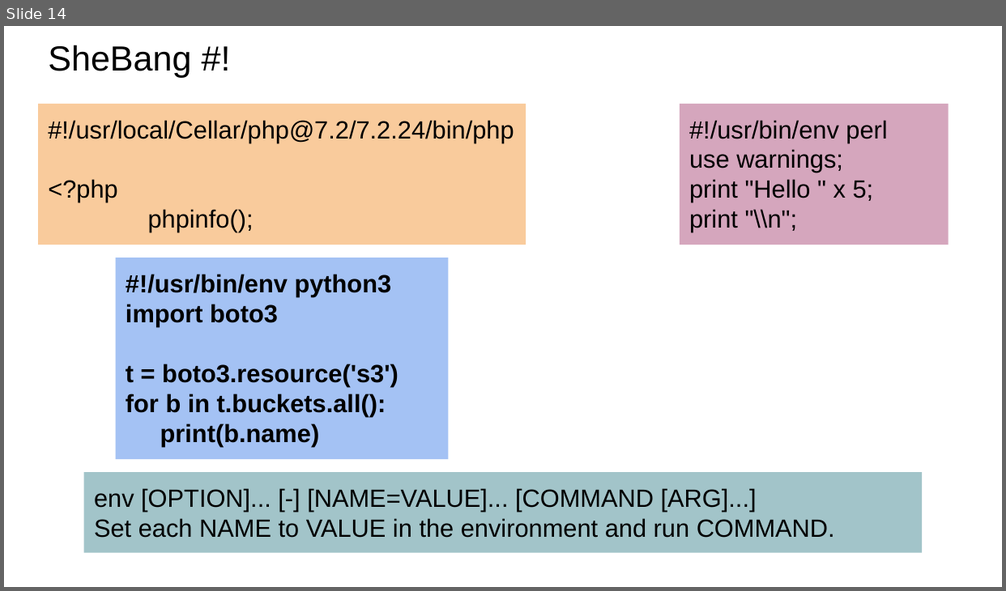
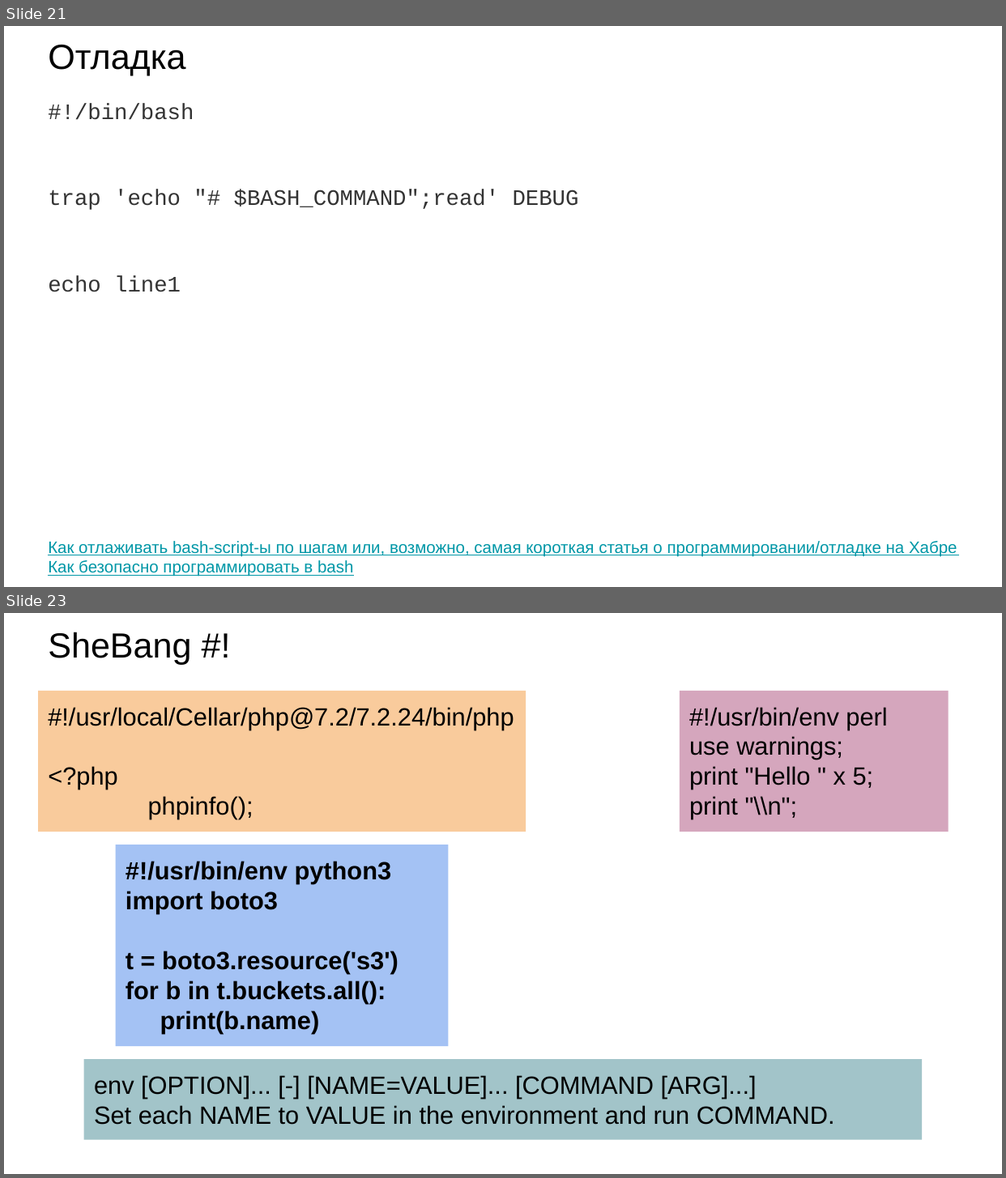
Before and after one commit to XoM9choK37/server-administration, a slide deck: theory/Облако/Лекции/3. bash.pptx. Shown one above the other, each under a label of ours: slide 14 before the commit, slides 21 and 23 after it; the slides between them are not shown. The pictures are 1006x591 and 1006x1178 pixels, drawn with LibreOffice and Linux fonts; fonts in the diff are those of the drawing. Boxes give left, top, right and bottom in pixels: in the first picture for what was removed or moved away, otherwise in the second. Text is boxed around its words. In the diff, an @@ line names an element or a change of style, - is before the commit and + after.

```diff
--- a/theory/Облако/Лекции/3. bash.pptx
+++ b/theory/Облако/Лекции/3. bash.pptx
@@ slide 21 added at (4,26,1002,587), background #FFFFFF @@
@@ title added at (48,45,185,76), 25.2 pt, text #000000 @@
+Отладка
@@ text added at (48,103,579,292), 16 pt, text #333333 @@
+#!/bin/bash
+trap 'echo "# $BASH_COMMAND";read' DEBUG
+echo line1
@@ text added at (48,541,957,577), 12 pt, text #0097A7, underline @@
+Как отлаживать bash-script-ы по шагам или, возможно, самая короткая статья о программировании/отладке на Хабре
+Как безопасно программировать в bash
@@ what was slide 14 is now slide 23 @@
```
Also in this commit, not shown: 14 slides changed, 9 other slides added, 1 slide removed, 32 other files.
